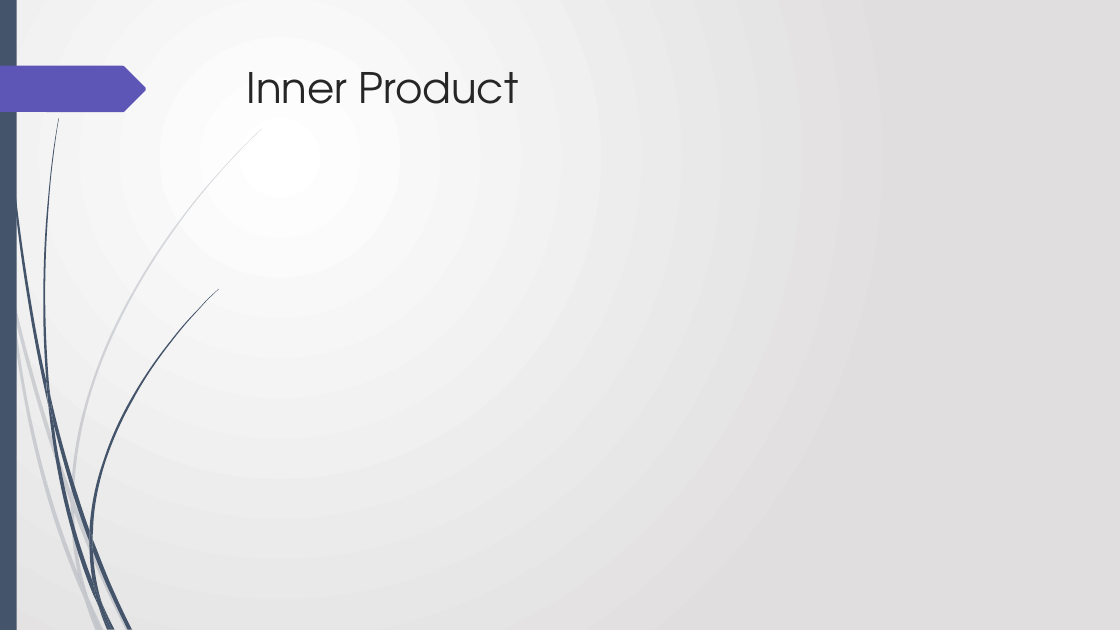
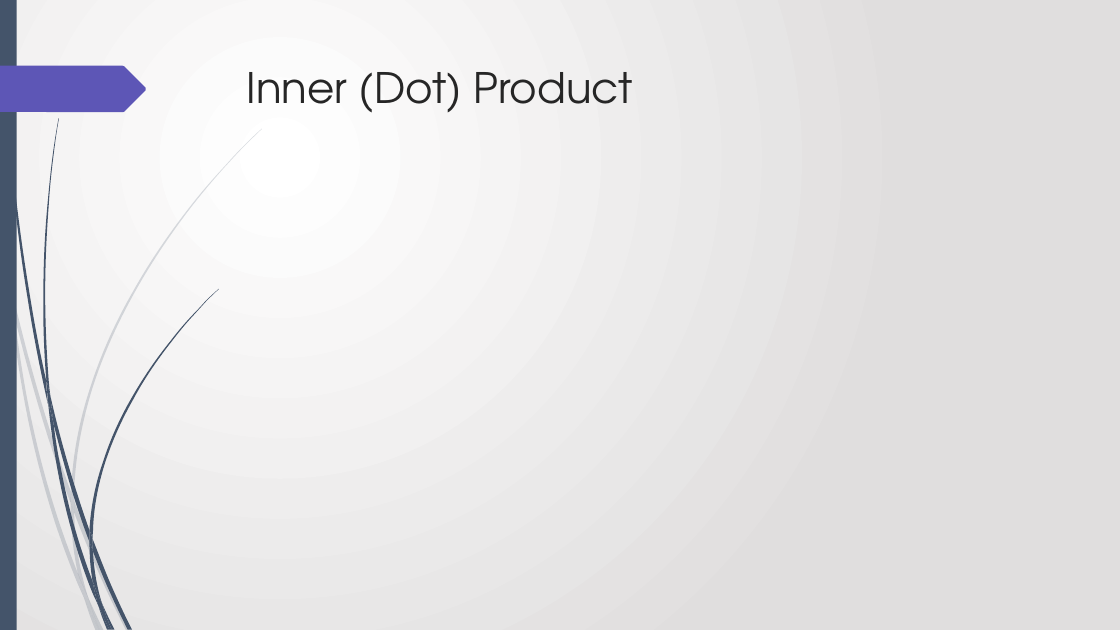
Before and after one commit to ajwillshire/FSharpGA, a slide deck: slide 19 of FSharpGA - 18th July 2019.pptx (slide 17 before the commit). Drawn at 1120x630 pixels with LibreOffice and Linux fonts; fonts in the diff are those of the drawing; grey boxes stand for pictures. Boxes give left, top, right and bottom in pixels: in the first picture for what was removed or moved away, otherwise in the second. Text is boxed around its words. In the diff, an @@ line names an element or a change of style, - is before the commit and + after.

```diff
--- a/FSharpGA - 18th July 2019.pptx
+++ b/FSharpGA - 18th July 2019.pptx
@@ title at <box>247,72,633,113</box>: text changed @@
-Inner Product
+Inner (Dot) Product
```
Also in this commit, not shown: 5 other slides changed, 2 slides added.
